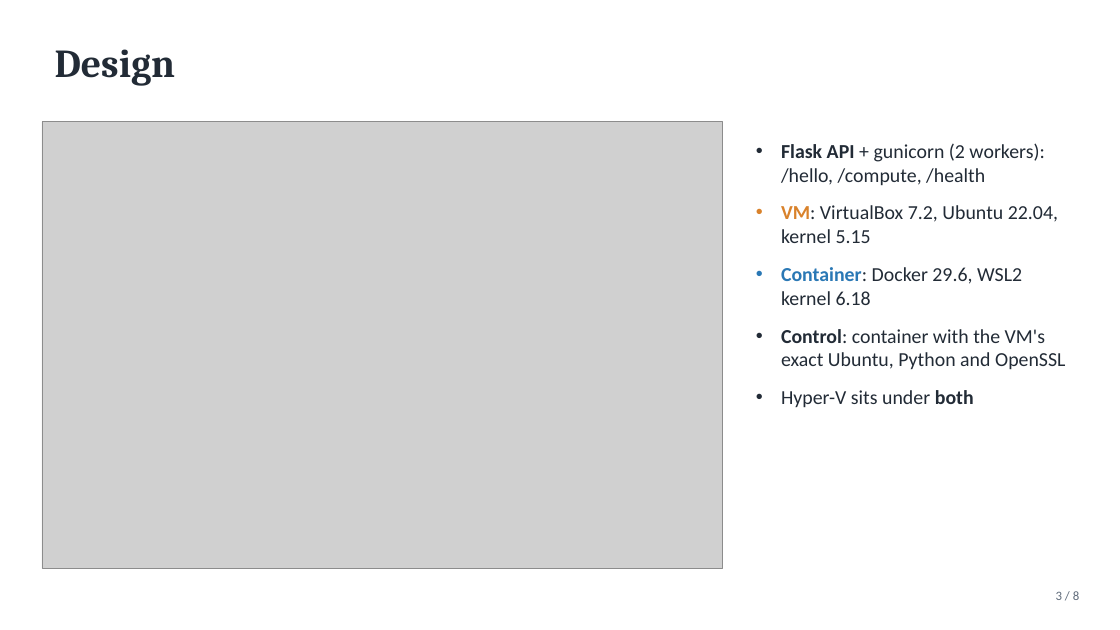
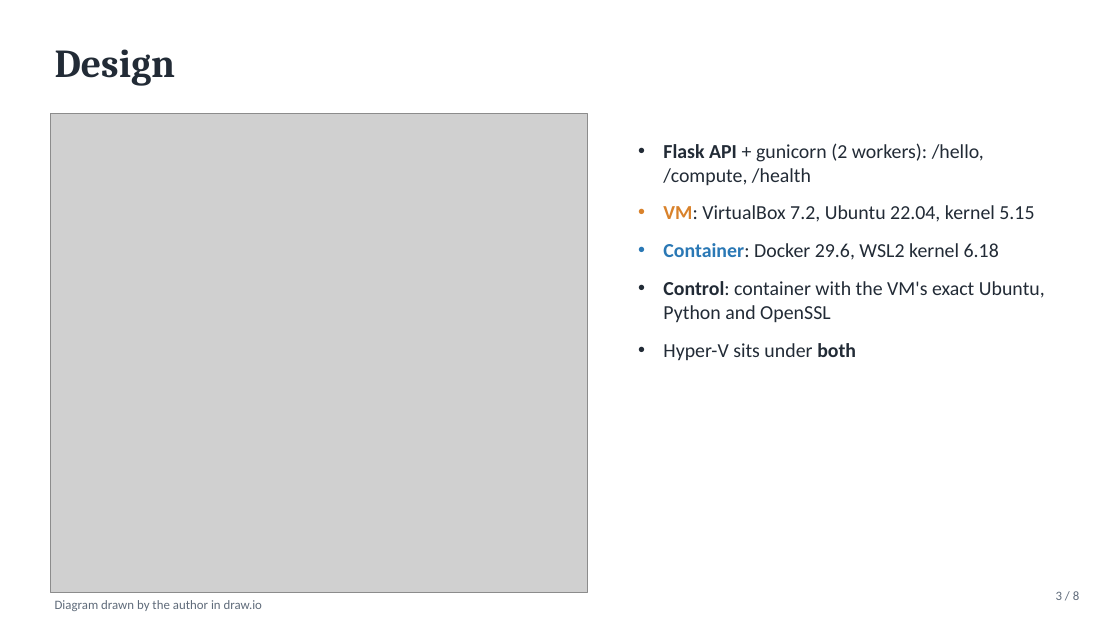
Before and after one commit to soneryanik/cloud-vm-container-test, a slide deck: slide 3 of report/slides.pptx. Drawn at 1120x630 pixels with LibreOffice and Linux fonts; fonts in the diff are those of the drawing; grey boxes stand for pictures. Boxes give left, top, right and bottom in pixels: in the first picture for what was removed or moved away, otherwise in the second. Text is boxed around its words. In the diff, an @@ line names an element or a change of style, - is before the commit and + after.

```diff
--- a/report/slides.pptx
+++ b/report/slides.pptx
@@ picture: place and size @@
-picture at [42,122,723,569]
+picture at [50,113,587,592]
@@ text "Flask API + gunicorn (2 ..." rewrapped from [781,143,1065,408] to [663,143,1045,361] @@
@@ text added at [55,600,262,611], 11 pt, text #5F6B7A @@
+Diagram drawn by the author in draw.io
```
Also in this commit, not shown: 8 other files.
